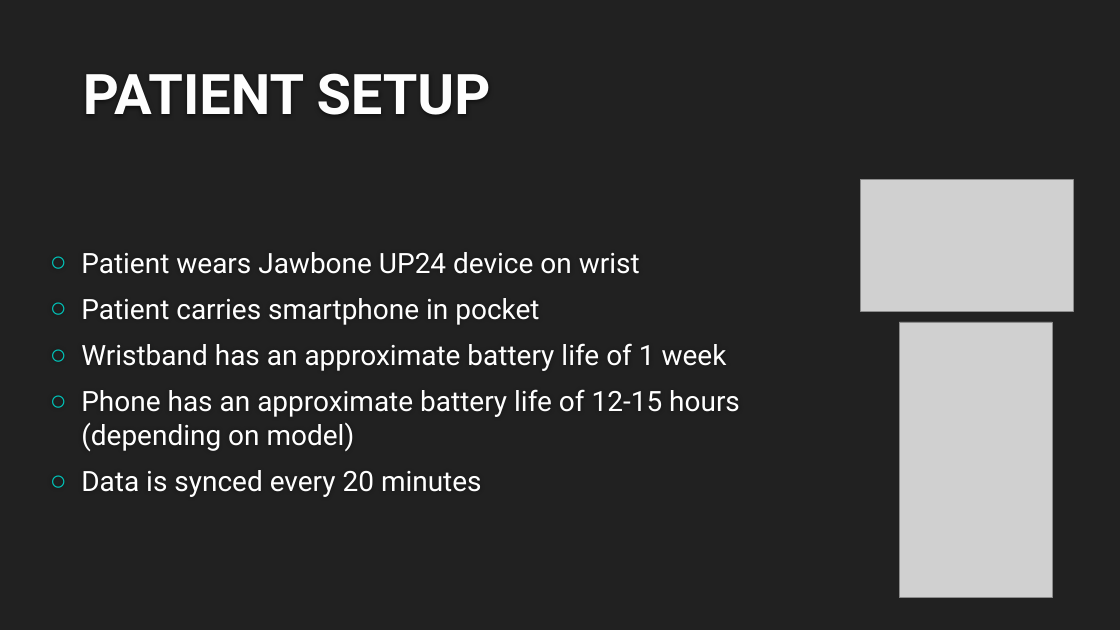
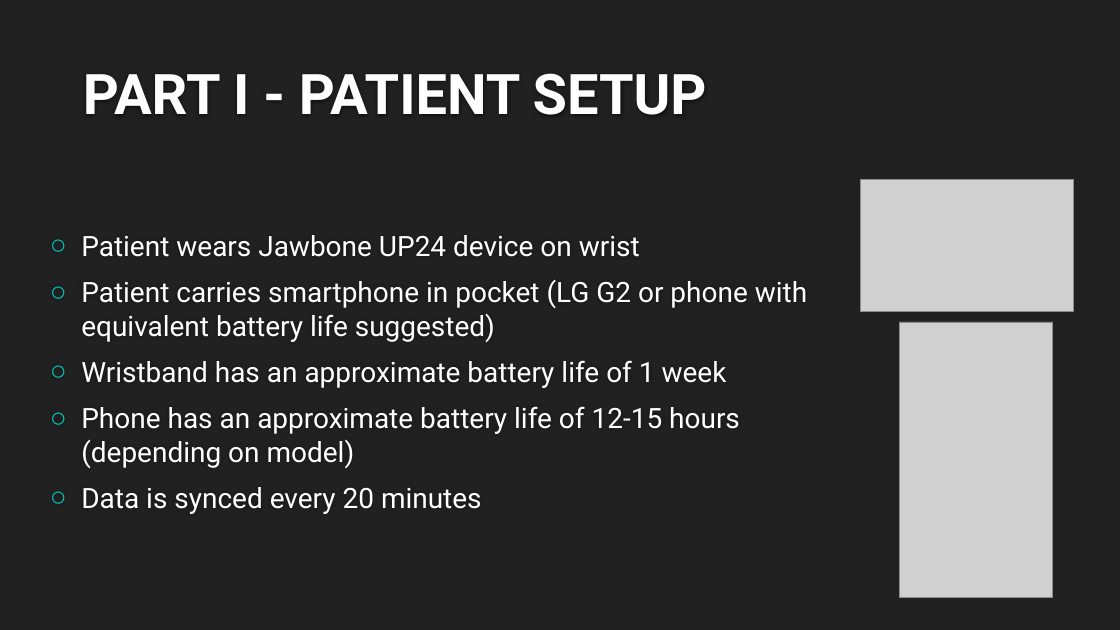
Before and after one commit to ritwikd/gatech, a slide deck: slide 4 of Presentation/Assisted Living.pptx. Drawn at 1120x630 pixels with LibreOffice and Linux fonts; fonts in the diff are those of the drawing; grey boxes stand for pictures; background and template pictures are left out. Boxes give left, top, right and bottom in pixels: in the first picture for what was removed or moved away, otherwise in the second. Text is boxed around its words. In the diff, an @@ line names an element or a change of style, - is before the commit and + after.

Commit message:
Working on presentation.

```diff
--- a/Presentation/Assisted Living.pptx
+++ b/Presentation/Assisted Living.pptx
@@ title at box(83, 73, 707, 115): text changed @@
-PATIENT SETUP
+PART I - PATIENT SETUP
@@ text at box(81, 280, 807, 342): text changed @@
-○ Patient carries smartphone in pocket
+○ Patient carries smartphone in pocket (LG G2 or phone with equivalent battery life suggested)
```
Also in this commit, not shown: 4 other slides changed, 4 slides added.
